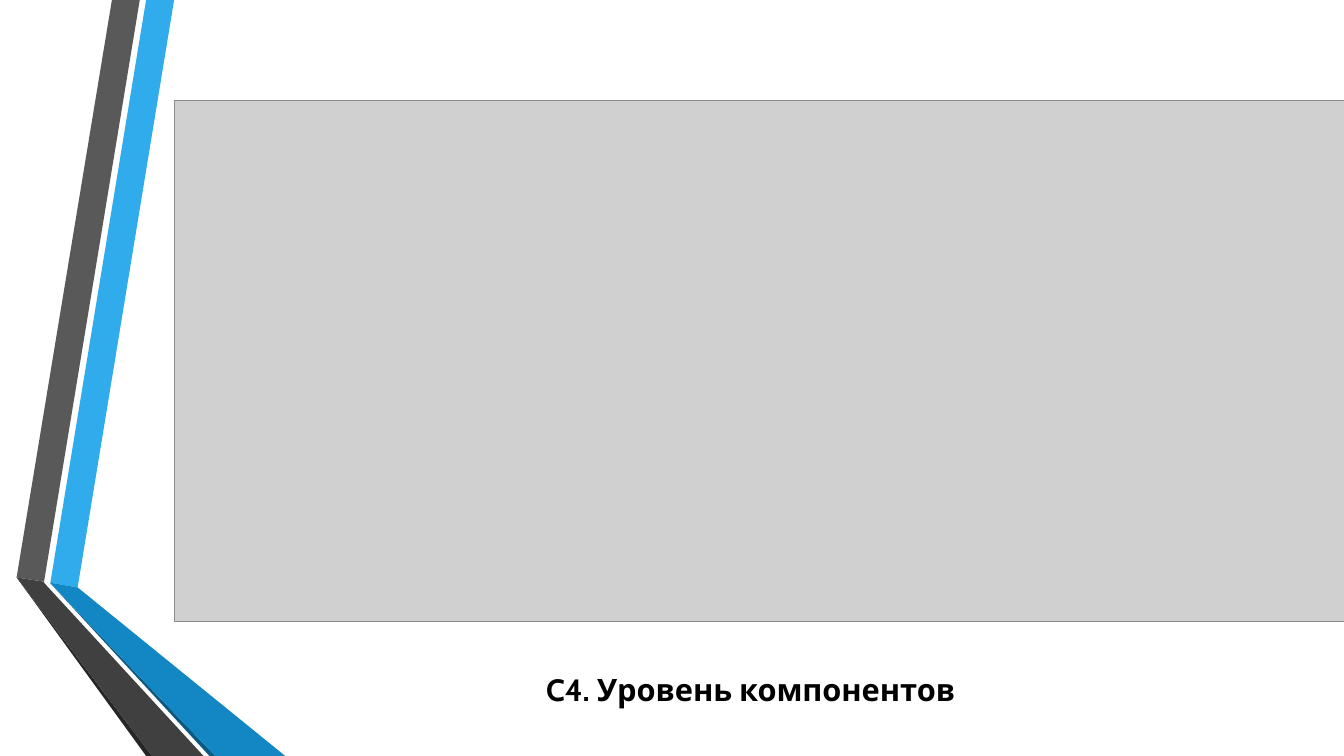
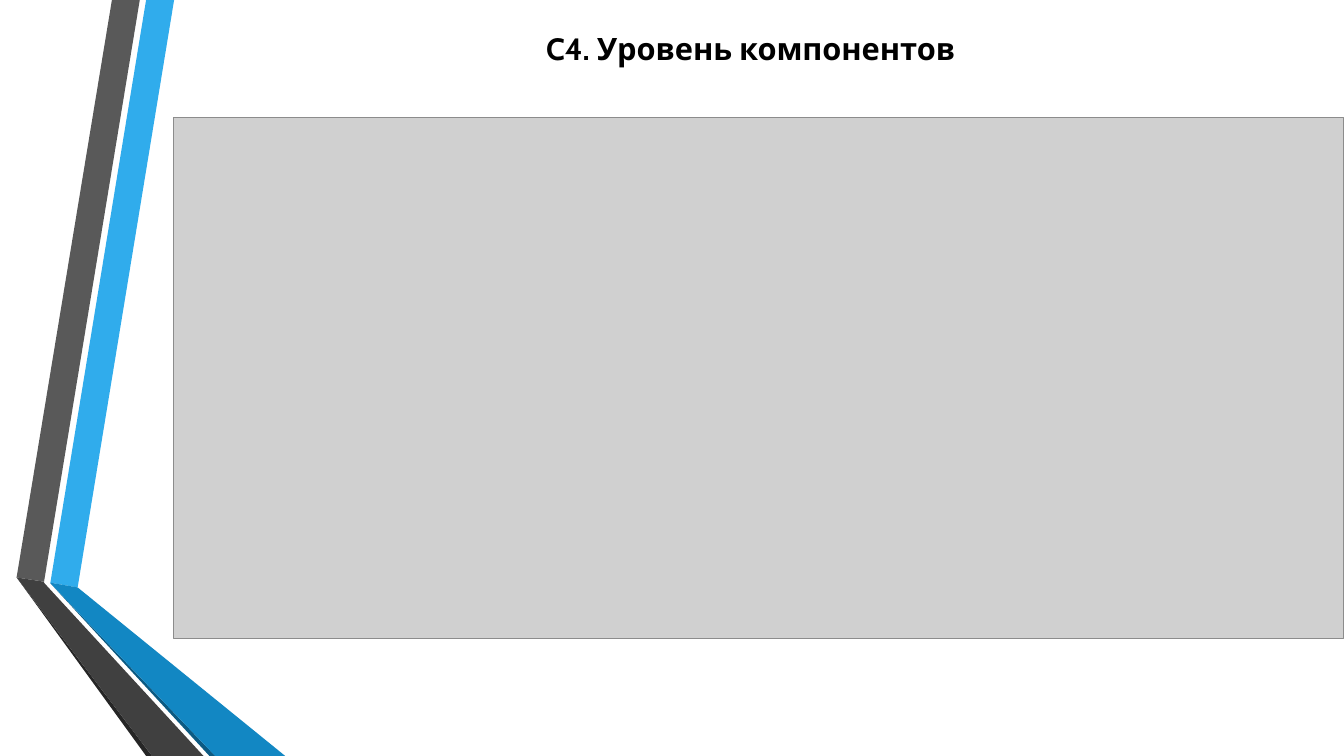
Before and after one commit to GorokhovSemyon/Architecture, a slide deck: slide 6 of REST_API_OnlineStore.pptx. Drawn at 1344x756 pixels with LibreOffice and Linux fonts; fonts in the diff are those of the drawing; grey boxes stand for pictures. Boxes give left, top, right and bottom in pixels: in the first picture for what was removed or moved away, otherwise in the second. Text is boxed around its words. In the diff, an @@ line names an element or a change of style, - is before the commit and + after.

```diff
--- a/REST_API_OnlineStore.pptx
+++ b/REST_API_OnlineStore.pptx
@@ text "C4. Уровень компонентов": place and size @@
-text "C4. Уровень компонентов" at [546, 679, 955, 709]
+text "C4. Уровень компонентов" at [546, 38, 955, 68]
@@ picture: place and size @@
-picture at [174, 101, 1344, 622]
+picture at [173, 117, 1344, 638]
```
Also in this commit, not shown: 3 other slides changed, 1 other file.
